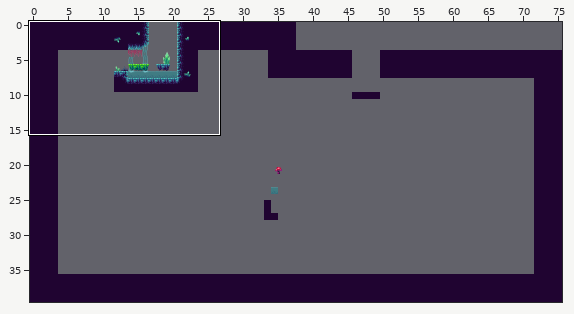
Tiled map, stored at assets/tiled maps/blue_map.tmx. Above: a wide view before the commit, with the close-up outlined.
Close-up. Before the commit:
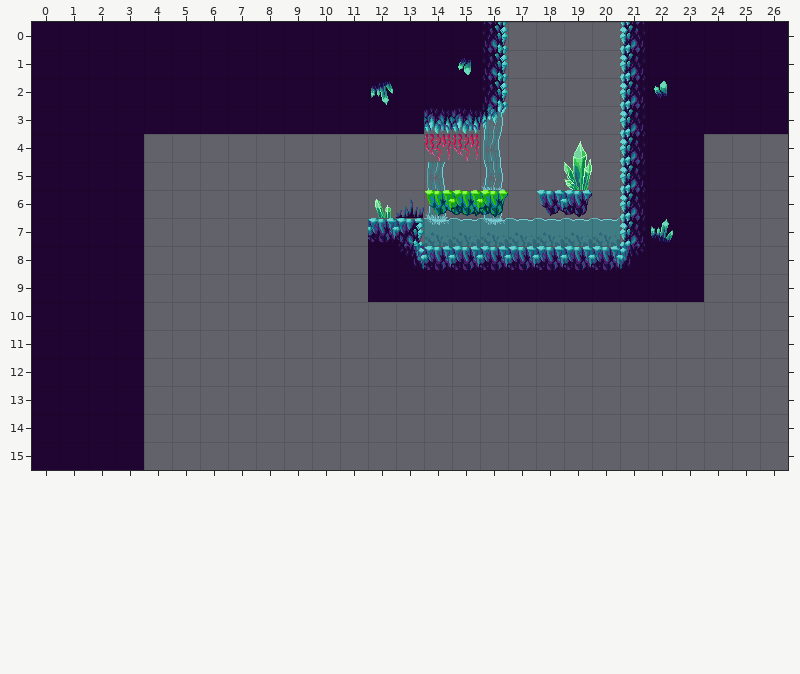
Cells are 32x32 px. Shown: x 0..26, y 0..15. The commit also changed other parts of the map, which this record leaves out.
Once edited:
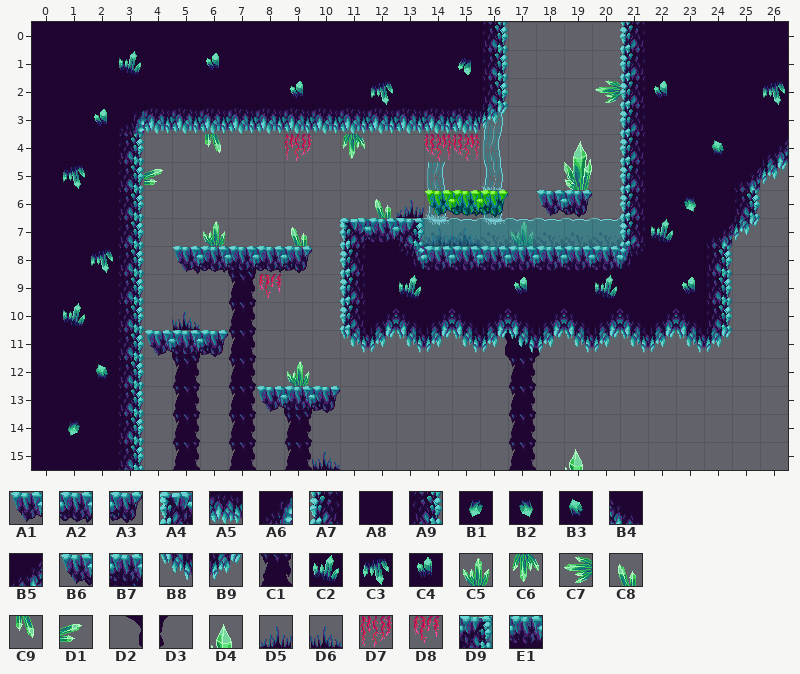
Key: from "blue_tileset": A1 0, A2 1, A3 2, A4 7, A5 10, A6 11 turned 180, A7 14, A8 15, A9 16, B1 17, B2 17 flipped left-right, B3 17 flipped up-down, B4 18, B5 19, B6 21, B7 22, B8 25, B9 26, C1 29, C2 30, C3 31, C4 32, C5 33, C6 33 turned 180, C7 33 turned 270, C8 34, C9 34 turned 180, D1 34 turned 90, D2 35 flipped up-down, D3 37 flipped up-down, D4 41 flipped left-right, D5 42, D6 42 flipped left-right, D7 44 flipped left-right, D8 45 flipped left-right, D9 47, E1 47 turned 180.
__ is an empty cell.
See-through tiles are keyed as they look on the map.
The edit:
Layer "scenery":
Tile A8 now appears in row 11 at x 17.
Tile C1 now appears in rows 9 to 11 at x 7; in rows 12 to 13 at x 5, 7 and 17; in rows 14 to 15 at x 5, 7, 9 and 17.
Tile C5 now appears in row 7 at x 6 and 17; in row 12 at x 9.
Tile C6 now appears in row 4 at x 11.
Tile C7 now appears in row 2 at x 20.
Tile C8 now appears in row 7 at x 9.
Tile C9 now appears in row 4 at x 6.
Tile D1 now appears in row 5 at x 4.
Tile D2 now appears in row 11 at x 16.
Tile D3 now appears in row 11 at x 18.
Tile D4 now appears in row 15 at x 19.
Tile D5 now appears in row 7 at x 14.
Tile D6 now appears in row 7 at x 15; in row 10 at x 5; in row 15 at x 10.
Tile D7 now appears in row 4 at x 9.
Tile D8 now appears in row 9 at x 8.
Tile D9 now appears in row 7 at x 13 and 21.
Tile E1 now appears in row 8 at x 14 to 20.
Layer "platforms":
Tile A1 now appears in row 11 at x 4; in row 13 at x 8.
Tile A2 now appears in row 8 at x 6 and 8.
Tile A3 now appears in row 8 at x 9; in row 11 at x 6; in row 13 at x 10.
Tile A4 now appears in row 7 at x 11.
The author changed tile A8 to tile A5 in row 3 at x 4 to 13.
The author changed tile A8 to tile A6 in row 3 at x 3.
Tile A7 now appears in rows 8 to 10 at x 11.
Tile A8 now appears in row 4 at x 25; in rows 5 to 6 at x 24.
The author changed tile A8 to tile A9 in rows 4 to 15 at x 3.
Tile A9 now appears in row 6 at x 25; in rows 8 to 10 at x 24.
The author changed tile A8 to tile B1 in row 14 at x 1.
The author changed tile A8 to tile B2 in row 6 at x 23.
The author changed tile A8 to tile B3 in row 12 at x 2.
Tile B3 now appears in row 4 at x 24.
Tile B4 now appears in row 10 at x 13, 15, 17, 19, 21 and 23.
Tile B5 now appears in row 4 at x 26; in row 5 at x 25; in row 7 at x 24; in row 10 at x 12, 14, 16, 18, 20 and 22.
Tile B6 now appears in row 8 at x 5.
Tile B7 now appears in row 8 at x 7; in row 11 at x 5; in row 13 at x 9.
Tile B8 now appears in row 11 at x 11, 13, 15, 17, 19, 21 and 23.
Tile B9 now appears in row 5 at x 26; in row 7 at x 25; in row 11 at x 12, 14, 16, 18, 20, 22 and 24.
The author changed tile A8 to tile C2 in row 1 at x 3; in row 9 at x 13 and 20; in row 10 at x 1.
The author changed tile A8 to tile C3 in row 2 at x 26; in row 5 at x 1; in row 8 at x 2.
The author changed tile A8 to tile C4 in row 1 at x 6; in row 2 at x 9; in row 3 at x 2; in row 9 at x 17 and 23.
